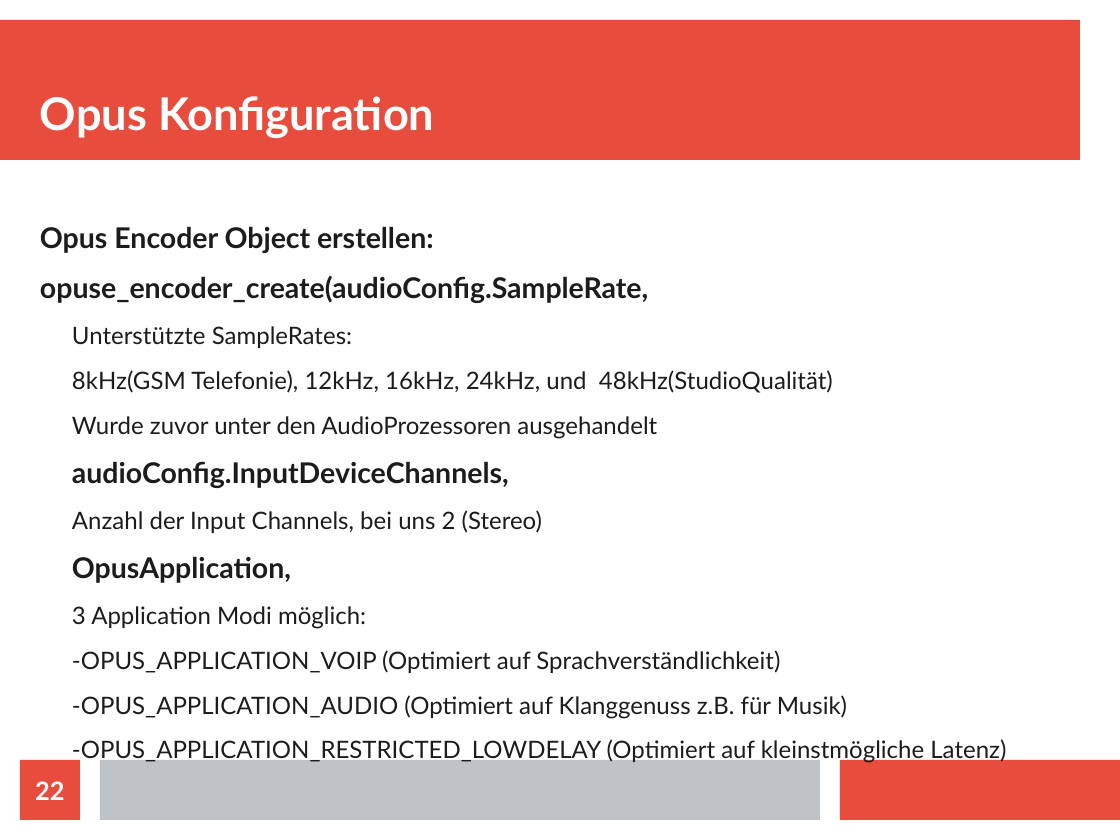
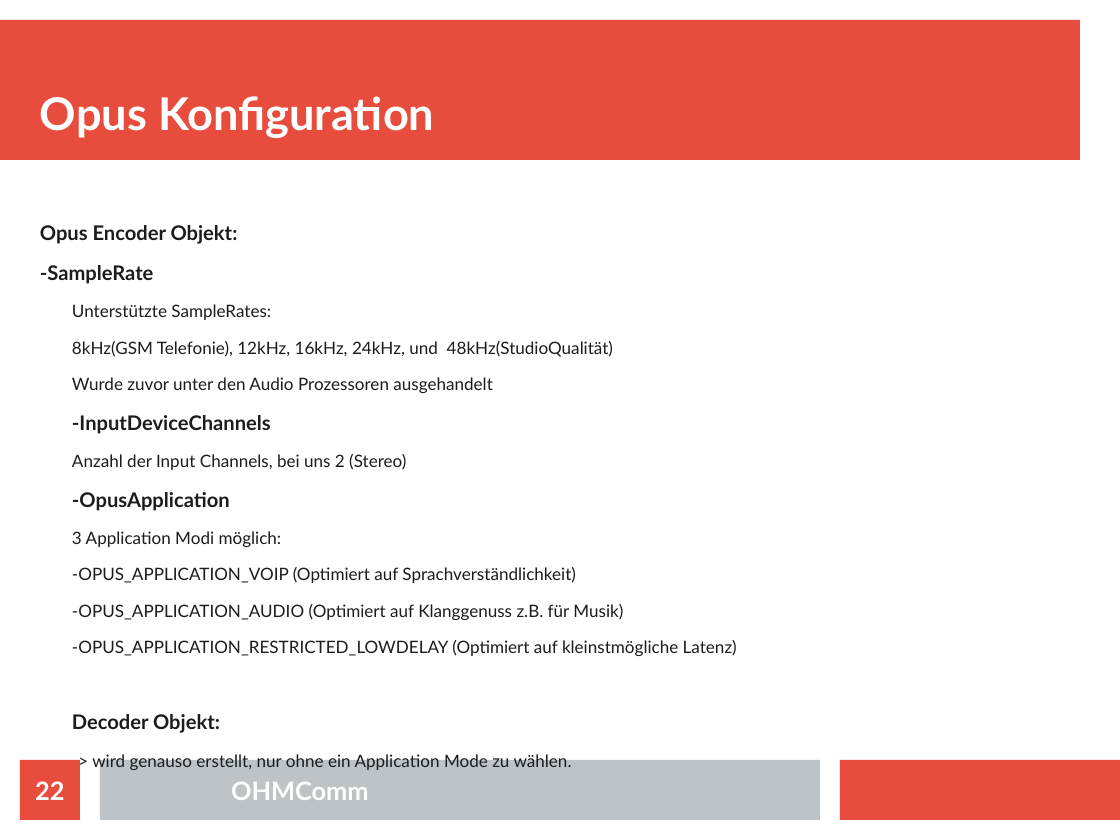
Before and after one commit to doe300/OHMComm, a slide deck: slide 22 of documents/OHMCommPres.odp. Drawn at 1120x840 pixels with LibreOffice and Linux fonts; fonts in the diff are those of the drawing. Boxes give left, top, right and bottom in pixels: in the first picture for what was removed or moved away, otherwise in the second. Text is boxed around its words. In the diff, an @@ line names an element or a change of style, - is before the commit and + after.

Commit message:
Updated Presentation
rtaudio, opus and statistic slides improved

```diff
--- a/documents/OHMCommPres.odp
+++ b/documents/OHMCommPres.odp
@@ text at <box>40,225,238,284</box>: text changed; size 20.1 to 14.3 pt @@
-Opus Encoder Object erstellen:
-opuse_encoder_create(audioConfig.SampleRate,
+Opus Encoder Objekt:
+-SampleRate
@@ text at <box>72,304,737,656</box>: size 17.1 to 12.1 pt in "Unterstützte SampleRates:", "8kHz(GSM Telefonie), 12kHz, 16kHz, 24kHz, und 48kHz(StudioQu ...", "Anzahl der Input Channels, bei uns 2 ...", "3 Application Modi möglich:" and 3 more places @@
@@ text at <box>72,377,492,434</box>: text changed; size 17.1 to 12.1 pt @@
-  Wurde zuvor unter den AudioProzessoren ausgehandelt
-audioConfig.InputDeviceChannels,
+  Wurde zuvor unter den Audio Prozessoren ausgehandelt
+-InputDeviceChannels
@@ text at <box>72,492,230,511</box>: text changed; size 20.1 to 14.3 pt @@
-OpusApplication,
+-OpusApplication
@@ text at <box>72,714,572,770</box>: paragraphs added @@
+Decoder Objekt:
+  -> wird genauso erstellt, nur ohne ein Application Mode zu wählen.
@@ text added at <box>231,782,369,800</box>, 18 pt, text #FFFFFF, bold @@
+OHMComm
```
Also in this commit, not shown: 24 other slides changed, 2 slides added, 5 slides removed.
